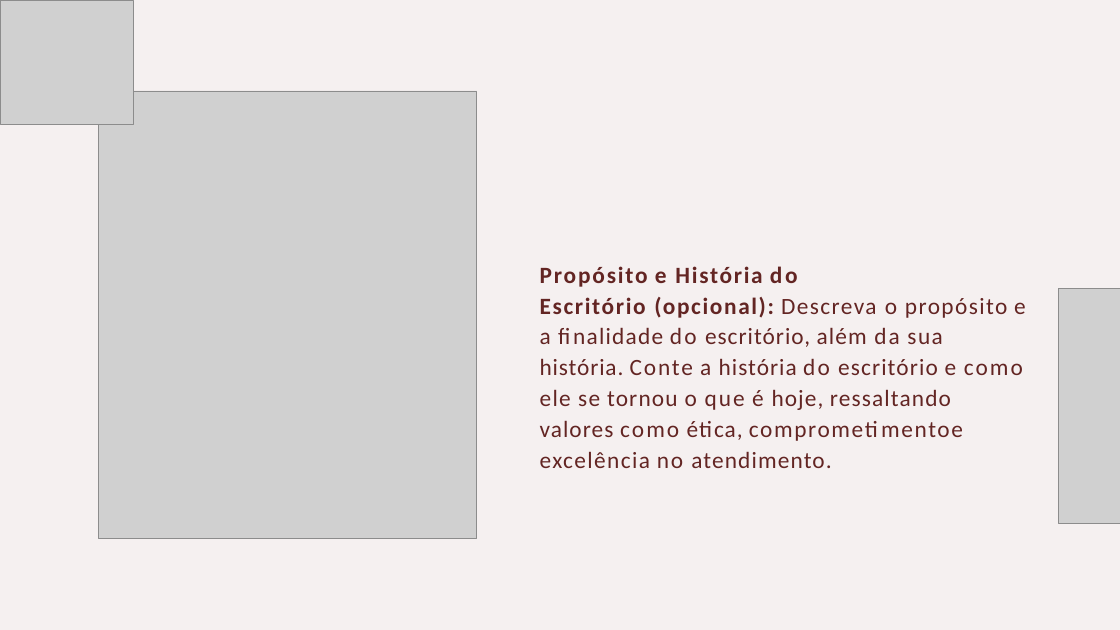
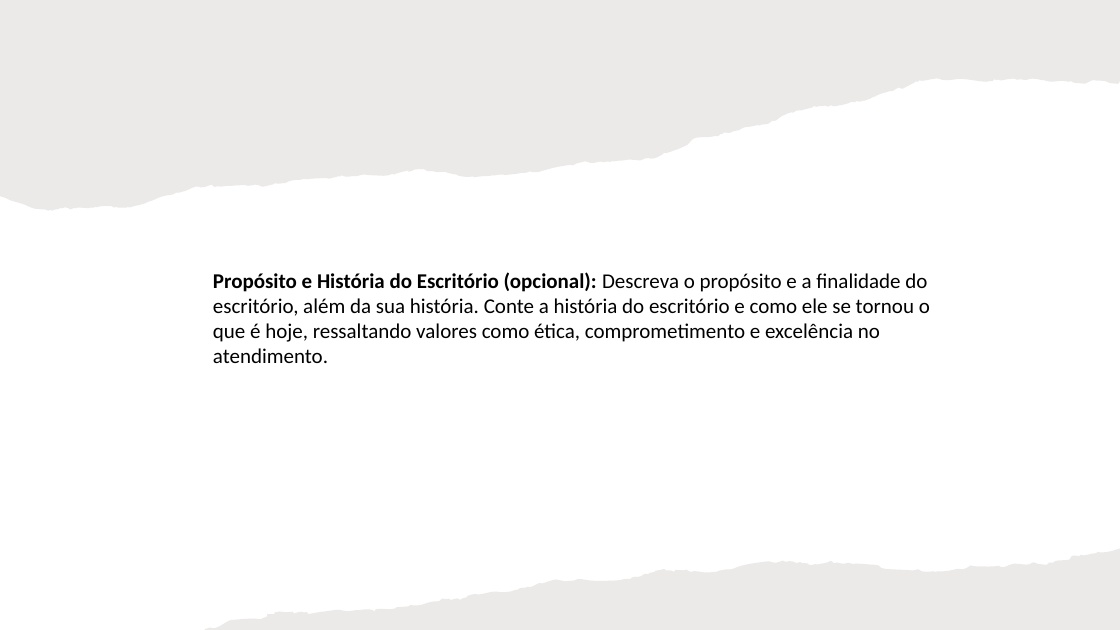
Before and after one commit to slesbel/Design-Studio, a slide deck: slide 7 of lawyer/guia_para_advogados.pptx. Drawn at 1120x630 pixels with LibreOffice and Linux fonts; fonts in the diff are those of the drawing; grey boxes stand for pictures. Boxes give left, top, right and bottom in pixels: in the first picture for what was removed or moved away, otherwise in the second. Text is boxed around its words. In the diff, an @@ line names an element or a change of style, - is before the commit and + after.

```diff
--- a/lawyer/guia_para_advogados.pptx
+++ b/lawyer/guia_para_advogados.pptx
@@ picture removed at [0,0,133,124] @@
@@ rectangle added at [0,0,1120,630], fill #FFFFFF @@
@@ freeform shape added at [0,0,1120,211], fill #82766A at 15% opacity @@
@@ picture removed at [99,91,477,539] @@
@@ text at [213,272,930,363]: text changed; size 20 to 18 pt; text colour #632523 to #000000 @@
-Propósito e História do Escritório (opcional): Descreva o propósito e a finalidade do escritório, além da sua história. Conte a história do escritório e como ele se tornou o que é hoje, ressaltando valores como ética, comprometimentoe excelência no atendimento.
+Propósito e História do Escritório (opcional): Descreva o propósito e a finalidade do escritório, além da sua história. Conte a história do escritório e como ele se tornou o que é hoje, ressaltando valores como ética, comprometimento e excelência no atendimento.
@@ picture removed at [1059,289,1120,523] @@
@@ freeform shape added at [204,549,1120,630], fill #82766A at 15% opacity @@
```
Also in this commit, not shown: 14 other slides changed, 3 slides added, 2 other files.
